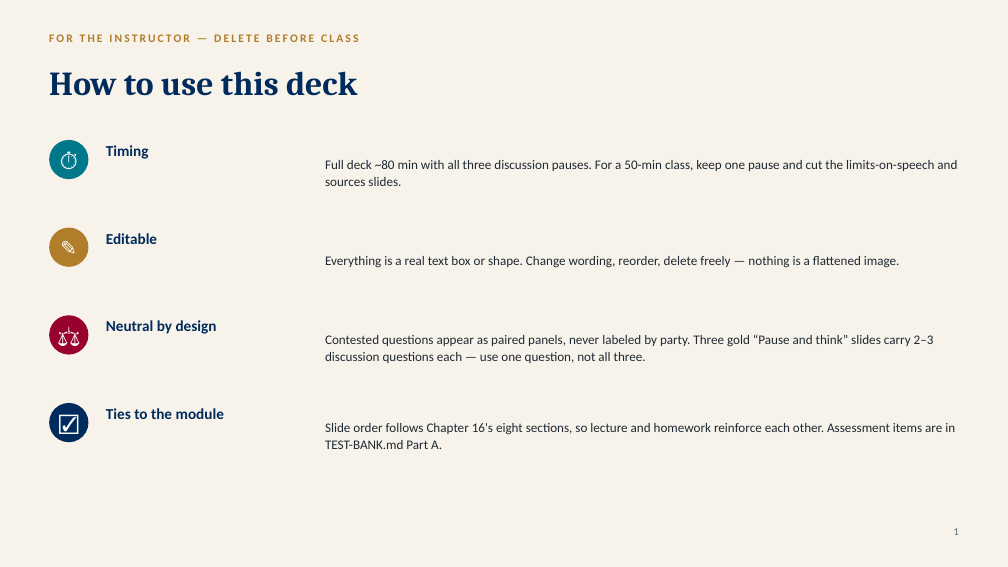
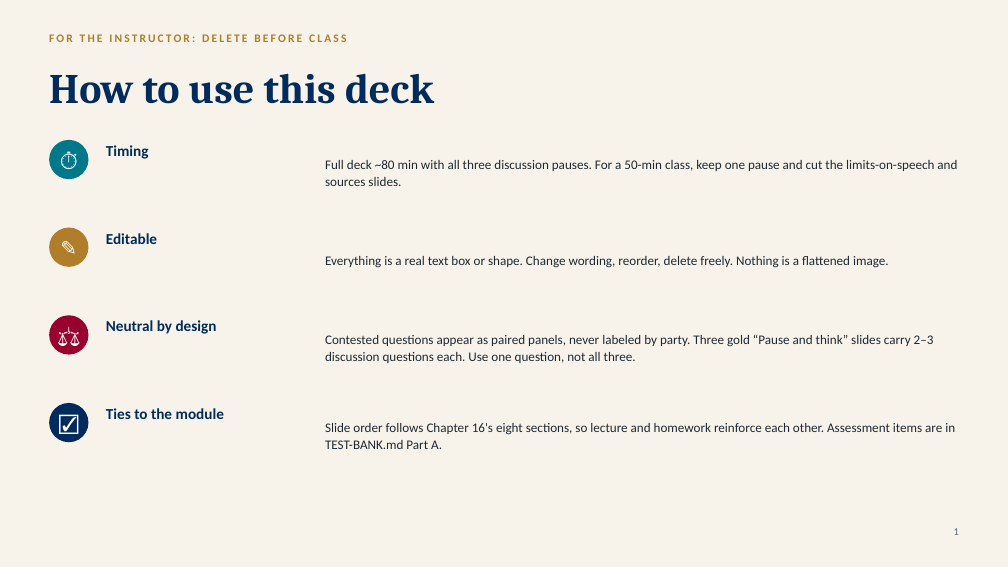
Before and after one commit to ProfessorJaredAlanStewart/texas-govt-modules, a slide deck: slide 2 of slides/Chapter 16 - Civil Liberties and Civil Rights (Lecture Deck).pptx. Drawn at 1008x567 pixels with LibreOffice and Linux fonts; fonts in the diff are those of the drawing. Boxes give left, top, right and bottom in pixels: in the first picture for what was removed or moved away, otherwise in the second. Text is boxed around its words. In the diff, an @@ line names an element or a change of style, - is before the commit and + after.

```diff
--- a/slides/Chapter 16 - Civil Liberties and Civil Rights (Lecture Deck).pptx
+++ b/slides/Chapter 16 - Civil Liberties and Civil Rights (Lecture Deck).pptx
@@ text at (x1=49, y1=34, x2=346, y2=42): text changed @@
-FOR THE INSTRUCTOR — DELETE BEFORE CLASS
+FOR THE INSTRUCTOR: DELETE BEFORE CLASS
@@ text "How to use this deck" at (x1=49, y1=73, x2=434, y2=104): size 32 to 40 pt @@
@@ text at (x1=325, y1=256, x2=889, y2=268): text changed @@
-Everything is a real text box or shape. Change wording, reorder, delete freely — nothing is a flattened image.
+Everything is a real text box or shape. Change wording, reorder, delete freely. Nothing is a flattened image.
@@ text at (x1=325, y1=335, x2=934, y2=363): text changed @@
-Contested questions appear as paired panels, never labeled by party. Three gold “Pause and think” slides carry 2–3 discussion questions each — use one question, not all three.
+Contested questions appear as paired panels, never labeled by party. Three gold “Pause and think” slides carry 2–3 discussion questions each. Use one question, not all three.
```
Also in this commit, not shown: 25 other slides changed, 1 other file.
